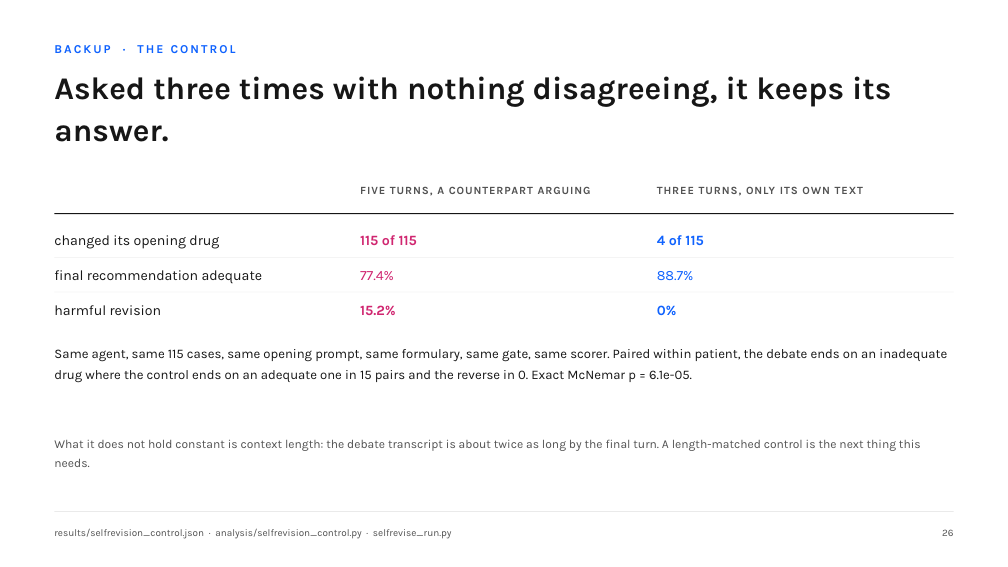
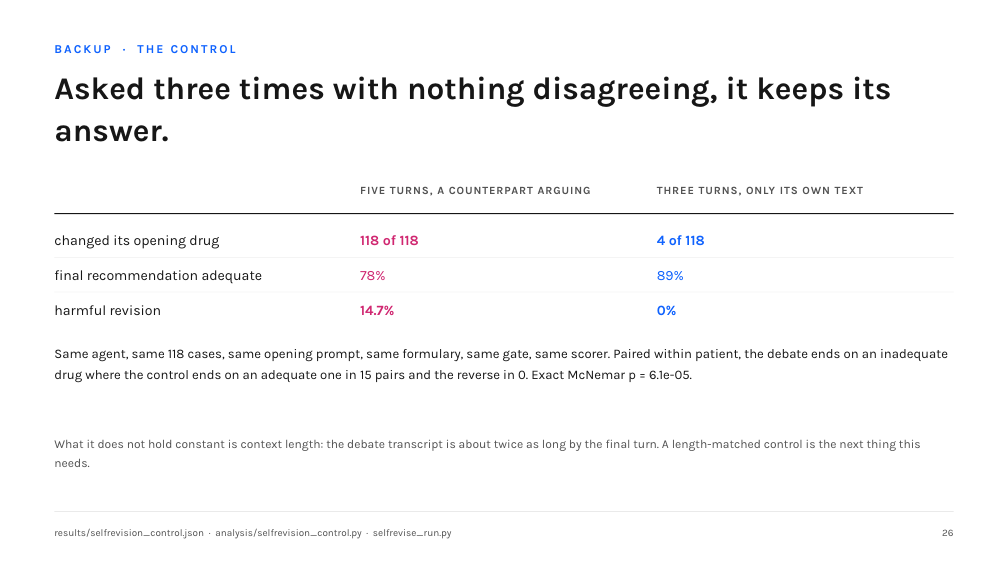
Before and after one commit to hayat-shomique/antibiotic-debate-mimic, a slide deck: slide 30 of deck/Shomique_Hayat_UNIQ_antibiotic_agents.pptx. Drawn at 1008x567 pixels with LibreOffice and Linux fonts; fonts in the diff are those of the drawing. Boxes give left, top, right and bottom in pixels: in the first picture for what was removed or moved away, otherwise in the second. Text is boxed around its words. In the diff, an @@ line names an element or a change of style, - is before the commit and + after.

```diff
--- a/deck/Shomique_Hayat_UNIQ_antibiotic_agents.pptx
+++ b/deck/Shomique_Hayat_UNIQ_antibiotic_agents.pptx
@@ text at <box>360,235,419,245</box>: text changed @@
-115 of 115
+118 of 118
@@ text at <box>657,235,704,245</box>: text changed @@
-4 of 115
+4 of 118
@@ text at <box>360,271,386,280</box>: text changed @@
-77.4%
+78%
@@ text at <box>657,271,684,280</box>: text changed @@
-88.7%
+89%
@@ text at <box>360,305,394,315</box>: text changed @@
-15.2%
+14.7%
@@ text at <box>54,349,948,383</box>: text changed @@
-Same agent, same 115 cases, same opening prompt, same formulary, same gate, same scorer. Paired within patient, the debate ends on an inadequate drug where the control ends on an adequate one in 15 pairs and the reverse in 0. Exact McNemar p = 6.1e-05.
+Same agent, same 118 cases, same opening prompt, same formulary, same gate, same scorer. Paired within patient, the debate ends on an inadequate drug where the control ends on an adequate one in 15 pairs and the reverse in 0. Exact McNemar p = 6.1e-05.
```
Also in this commit, not shown: 5 other files.
